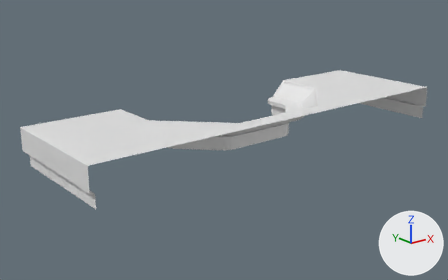
The FBX model Jam GMTK 2020/Assets/Models/Console.fbx, before and after one commit.
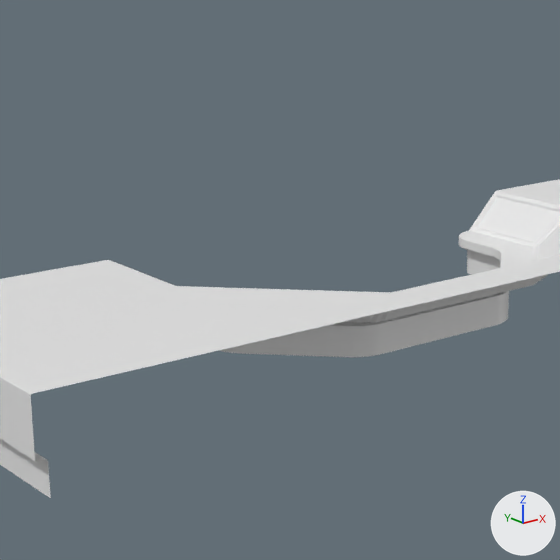
There are two pictures of each version: one whole from a 50 mm camera at (-16.69, -29.16, 7.87) aimed at (-1.25, -9.85, 0.15), one close up on the part from 17% to 69% of the width and 0% to 84% of the height. The axes (+X, +Y, +Z) are drawn at lower right. The lights are the same throughout. Where no turn or scale is listed for an object, it has been applied to the vertices.

In view in the first close-up: 'Console'.
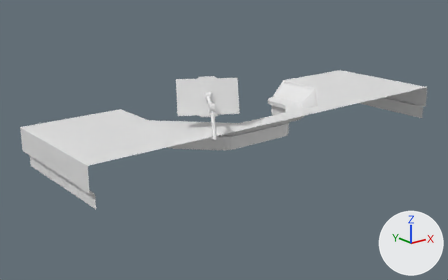
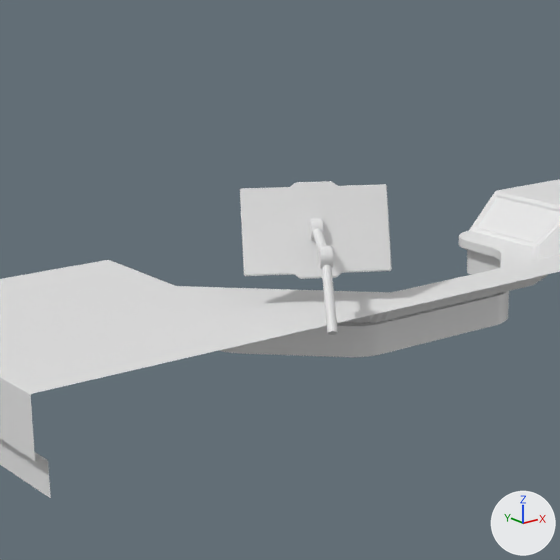
The change in detail:
Mesh me_cylinder_006 is new.
It has 16 vertices, 10 faces and spans x -0.473..0.065, y -0.745..0.061, z -0.963..0.049.
Mesh me_cylinder_007 is new.
It has 68 vertices, 50 faces and spans x -0.162..0.116, y -0.186..0.103, z -0.154..0.169.
Mesh me_cylinder_008 is new.
It has 128 vertices, 100 faces and spans x -0.161..0.161, y -0.185..0.185, z -0.168..0.168.
Mesh me_cube_007 is new.
It has 144 vertices, 158 faces and spans x -1.11..1.14, y -0.8..0.86, z -0.71..0.68.
Mesh me_cylinder_003 is new.
It has 16 vertices, 10 faces and spans x -0.68..0.064, y -1.073..0.038, z -0.211..0.074.
Object 'Cylinder.004' (ob_cylinder_004) is new; it shows me_cylinder_006.
Its location is (-3.92, -12.51, 2.47).
Object 'Cylinder' (ob_cylinder) is new; it shows me_cylinder_007.
Its location is (-3.3, -11.48, 2.61).
Object 'Cylinder.003' (ob_cylinder_003) is new; it shows me_cylinder_008.
Its location is (-3.92, -12.51, 2.47).
Object 'Cube.002' (ob_cube_002) is new; it shows me_cube_007.
Its location is (-3.3, -11.48, 2.61).
Object 'Cylinder.002' (ob_cylinder_002) is new; it shows me_cylinder_003.
Its location is (-3.3, -11.48, 2.61).

Changed parts and their boxes [x1, y1, x2, y2] in the close-ups (560 x 560 px):
'Cube.002', added
    after: [240, 181, 392, 279]
'Cylinder.004', added
    after: [322, 265, 338, 335]
'Cylinder.003', added
    after: [318, 246, 334, 269]
'Cylinder', added
    after: [309, 218, 324, 240]
'Cylinder.002', added
    after: [313, 228, 327, 248]
